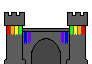
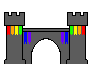
Comparing the layer stacks of the two (92, 64) images. Changes:
painted on "Layer" over (32, 39, 60, 64)
